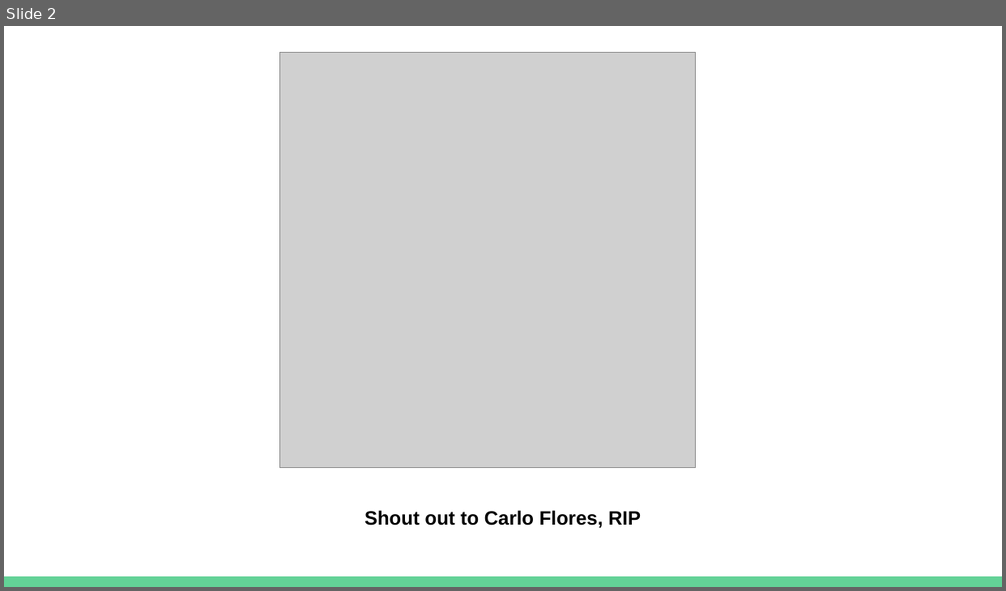
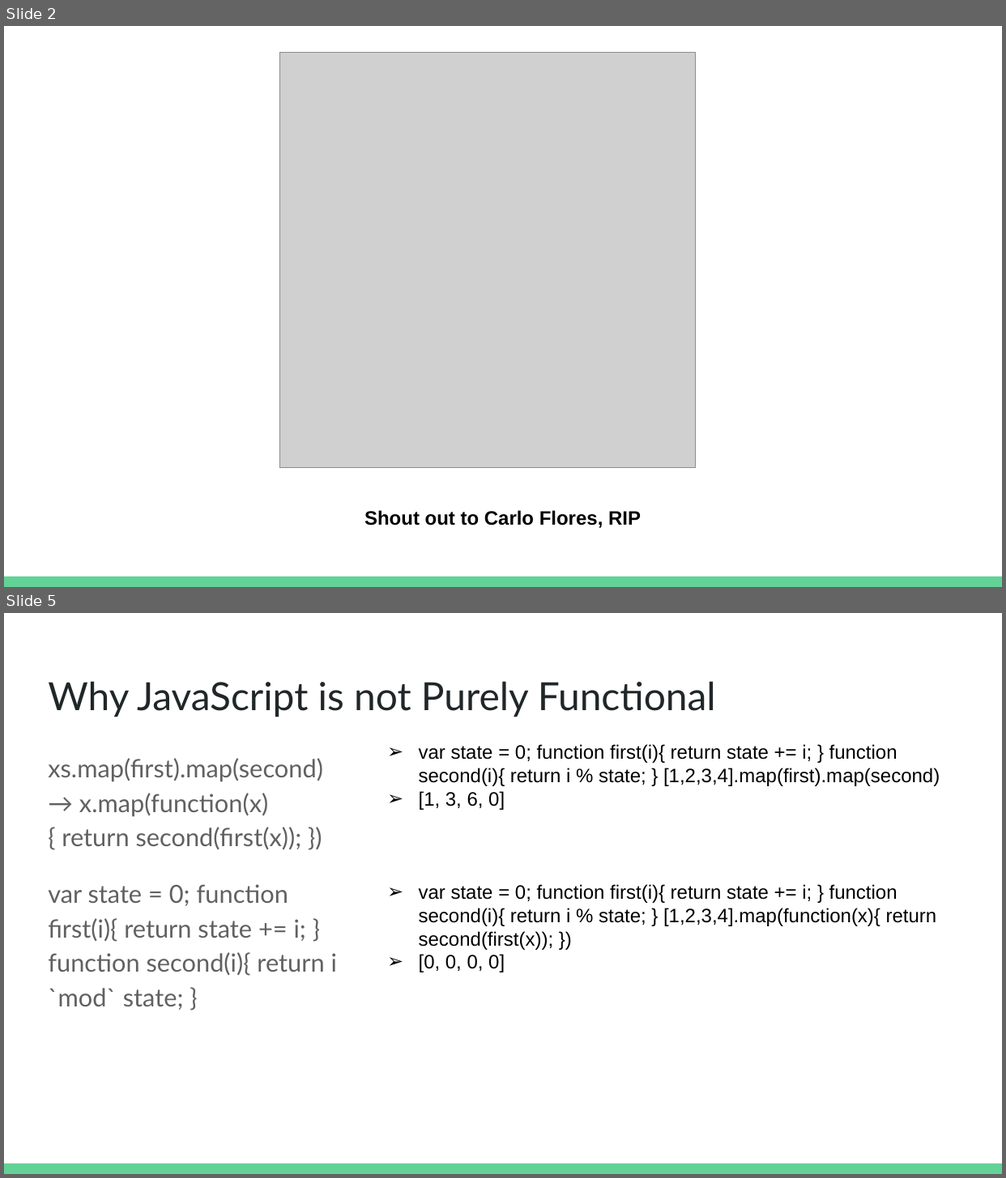
Before and after one commit to seanwestfall/purescript_presentation, a slide deck: pptx/PureScript- JS.la presentation.pptx. Shown one above the other, each under a label of ours: slide 2 before the commit, slides 2 and 5 after it; the slides between them are not shown. The pictures are 1006x591 and 1006x1178 pixels, drawn with LibreOffice and Linux fonts; fonts in the diff are those of the drawing; grey boxes stand for pictures. Boxes give left, top, right and bottom in pixels: in the first picture for what was removed or moved away, otherwise in the second. Text is boxed around its words. In the diff, an @@ line names an element or a change of style, - is before the commit and + after.

```diff
--- a/pptx/PureScript- JS.la presentation.pptx
+++ b/pptx/PureScript- JS.la presentation.pptx
@@ slide 5 added at (4, 613, 1002, 1174), background #FFFFFF; not listed: 1 template element that a slide beside it also shows @@
@@ title added at (48, 681, 716, 717), 28 pt, text #202729 @@
+Why JavaScript is not Purely Functional
@@ text added at (48, 758, 337, 1010), 18 pt, text #616161 @@
+xs.map(first).map(second) → x.map(function(x){ return second(first(x)); })
+var state = 0; function first(i){ return state += i; } function second(i){ return i `mod` state; }
@@ text added at (419, 744, 940, 973), 14 pt, text #000000 @@
+➢ var state = 0; function first(i){ return state += i; } function second(i){ return i % state; } [1,2,3,4].map(first).map(second)
+➢ [1, 3, 6, 0]
+➢ var state = 0; function first(i){ return state += i; } function second(i){ return i % state; } [1,2,3,4].map(function(x){ return second(first(x)); })
+➢ [0, 0, 0, 0]
```
Also in this commit, not shown: 1 slide changed, 3 other slides added.
